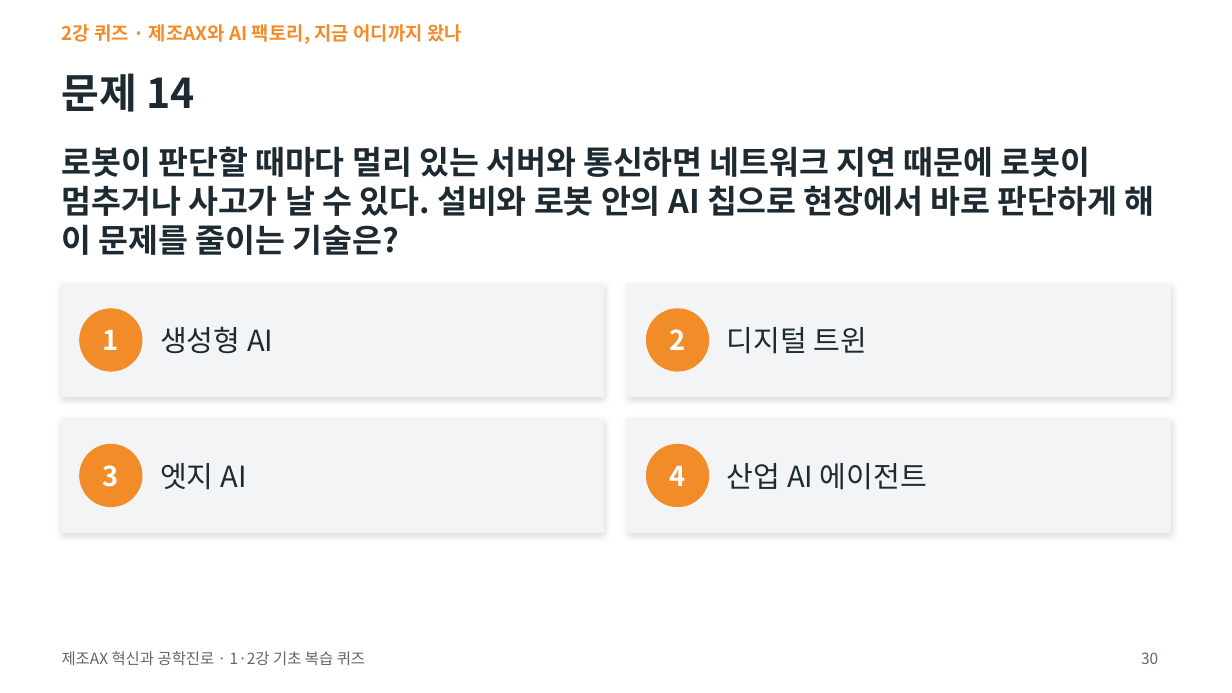
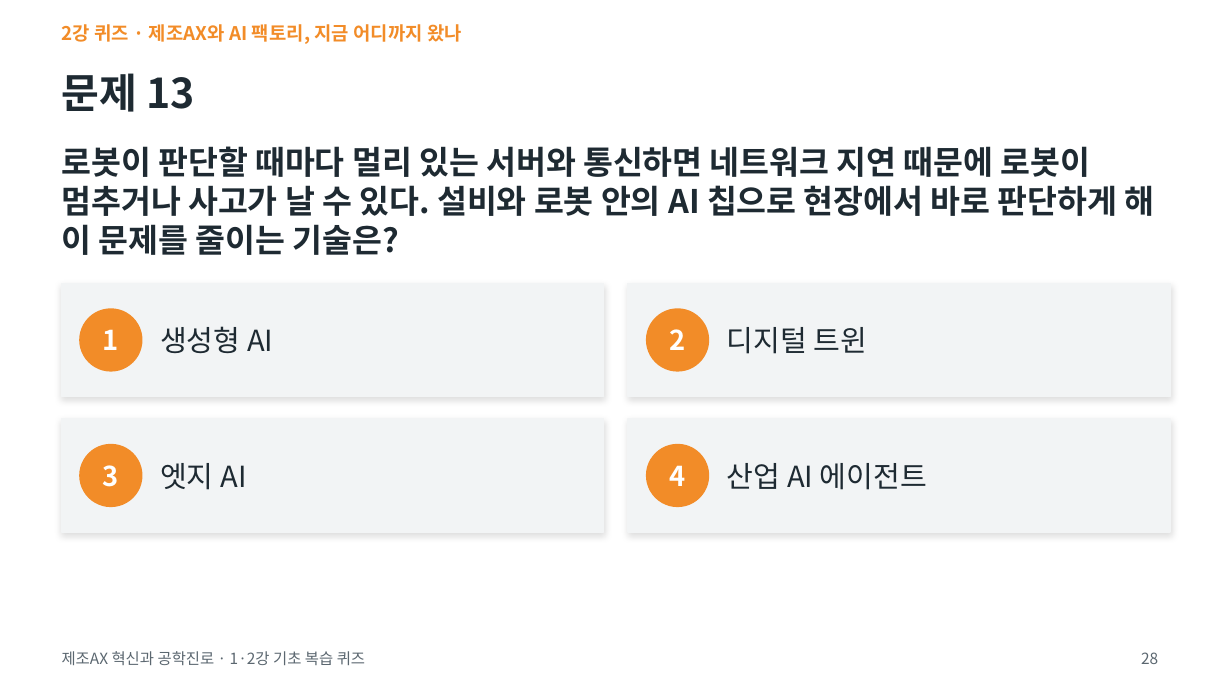
Before and after one commit to ykkimhgu/Intro-MCE-Freshman-Course, a slide deck: slide 28 of quiz12/1-2강_기초복습퀴즈.pptx (slide 30 before the commit). Drawn at 1232x693 pixels with LibreOffice and Linux fonts; fonts in the diff are those of the drawing. Boxes give left, top, right and bottom in pixels: in the first picture for what was removed or moved away, otherwise in the second. Text is boxed around its words. In the diff, an @@ line names an element or a change of style, - is before the commit and + after.

```diff
--- a/quiz12/1-2강_기초복습퀴즈.pptx
+++ b/quiz12/1-2강_기초복습퀴즈.pptx
@@ title at bbox=[62, 73, 194, 112]: text changed @@
-문제 14
+문제 13
@@ page number at bbox=[1141, 652, 1158, 664]: text changed @@
-30
+28
```
Also in this commit, not shown: 9 other slides changed, 3 other files.
